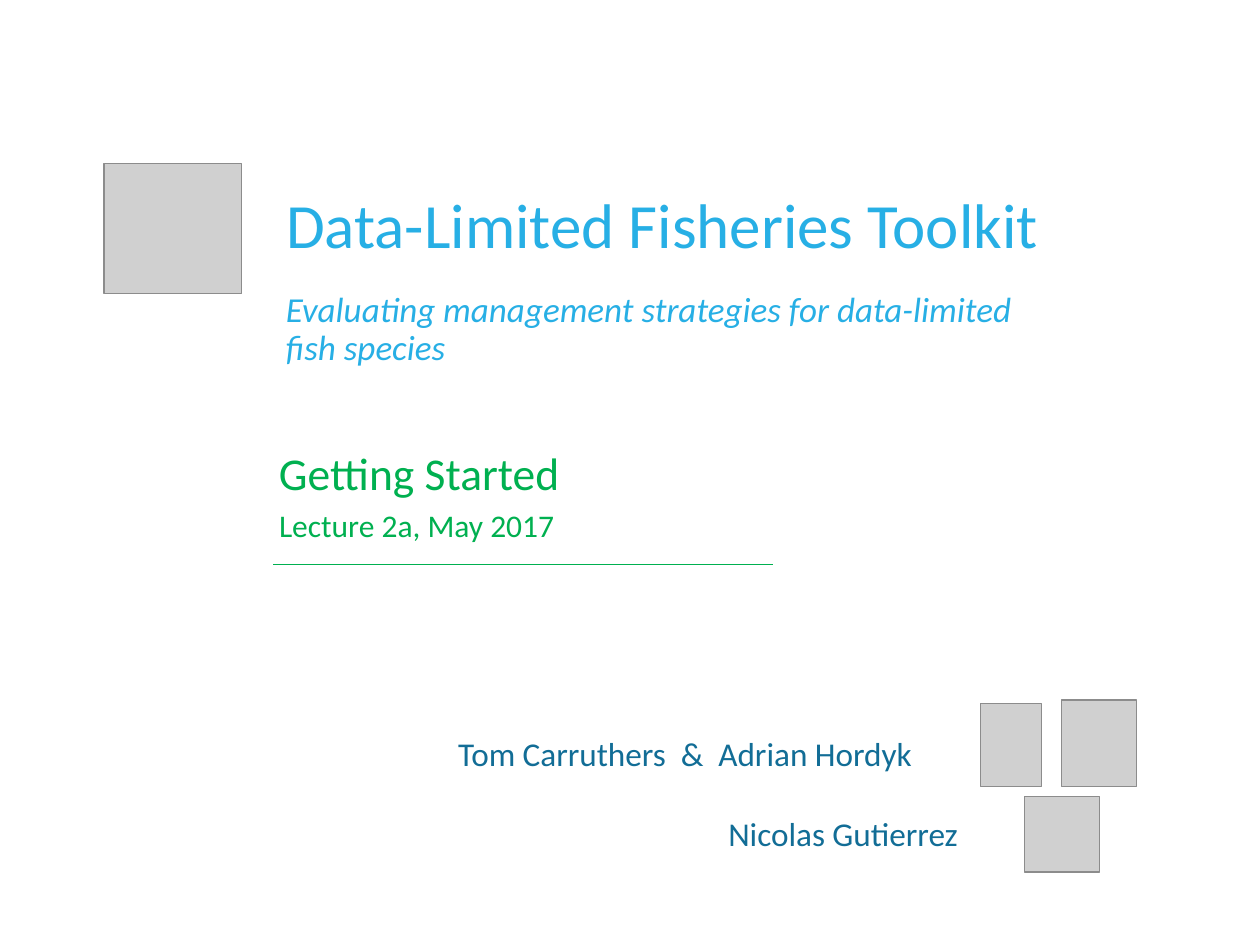
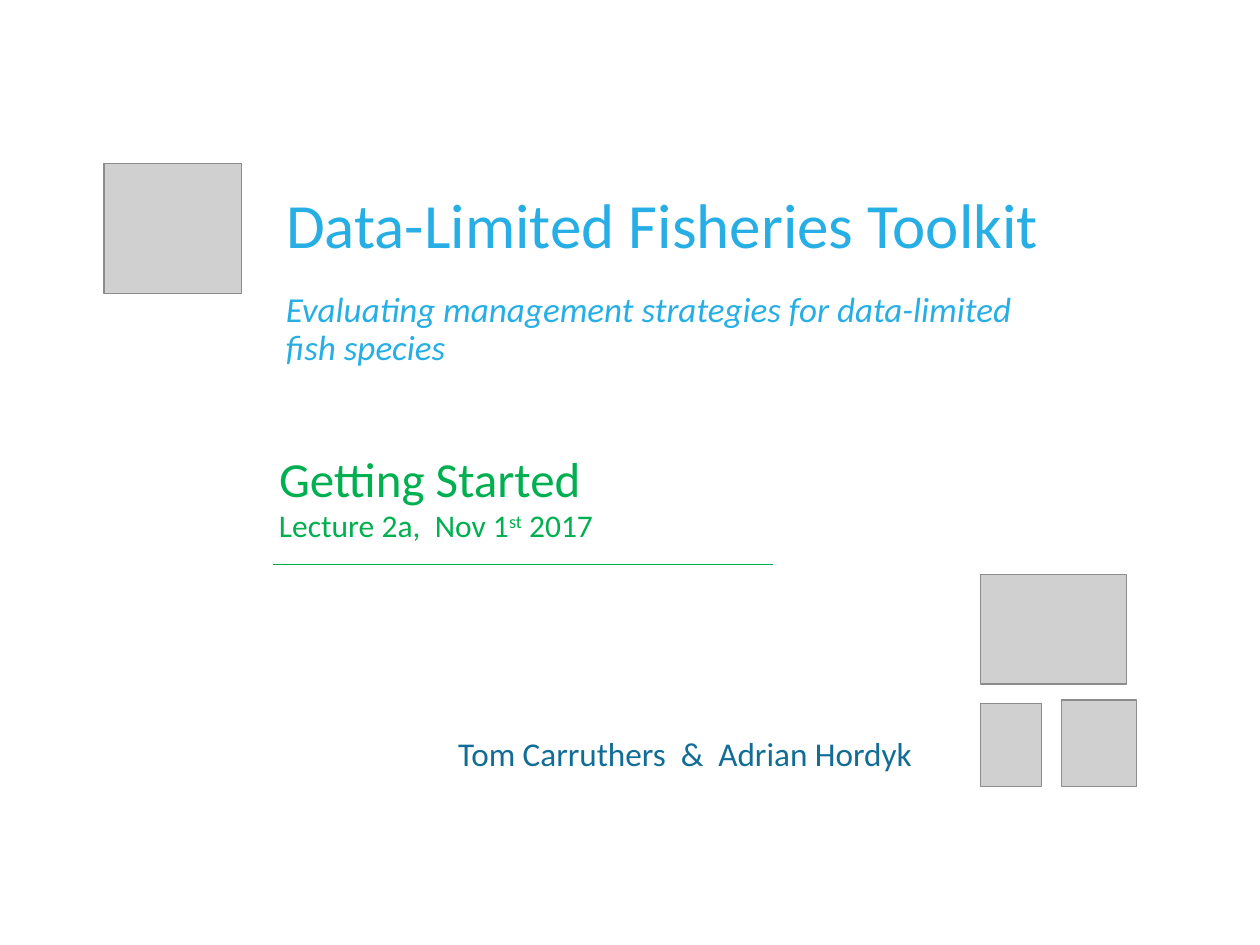
Before and after one commit to DLMtool/DLMDev, a slide deck: slide 1 of Disused code/Misc/DLM_DFO/Lectures/2 Running DLMtool/L2a Getting started.pptx. Drawn at 1260x945 pixels with LibreOffice and Linux fonts; fonts in the diff are those of the drawing; grey boxes stand for pictures. Boxes give left, top, right and bottom in pixels: in the first picture for what was removed or moved away, otherwise in the second. Text is boxed around its words. In the diff, an @@ line names an element or a change of style, - is before the commit and + after.

```diff
--- a/Disused code/Misc/DLM_DFO/Lectures/2 Running DLMtool/L2a Getting started.pptx
+++ b/Disused code/Misc/DLM_DFO/Lectures/2 Running DLMtool/L2a Getting started.pptx
@@ text "Getting Started" at (279, 463, 581, 506): size 26 to 28 pt; less space between paragraphs @@
@@ text at (279, 516, 593, 541): text changed @@
-Lecture 2a, May 2017
+Lecture 2a, Nov 1st 2017
@@ picture added at (980, 575, 1126, 684) @@
@@ picture removed at (1024, 796, 1100, 872) @@
@@ text at (728, 823, 957, 847): paragraph removed @@
-Nicolas Gutierrez
```
Also in this commit, not shown: 4 other slides changed, 39 other files.
